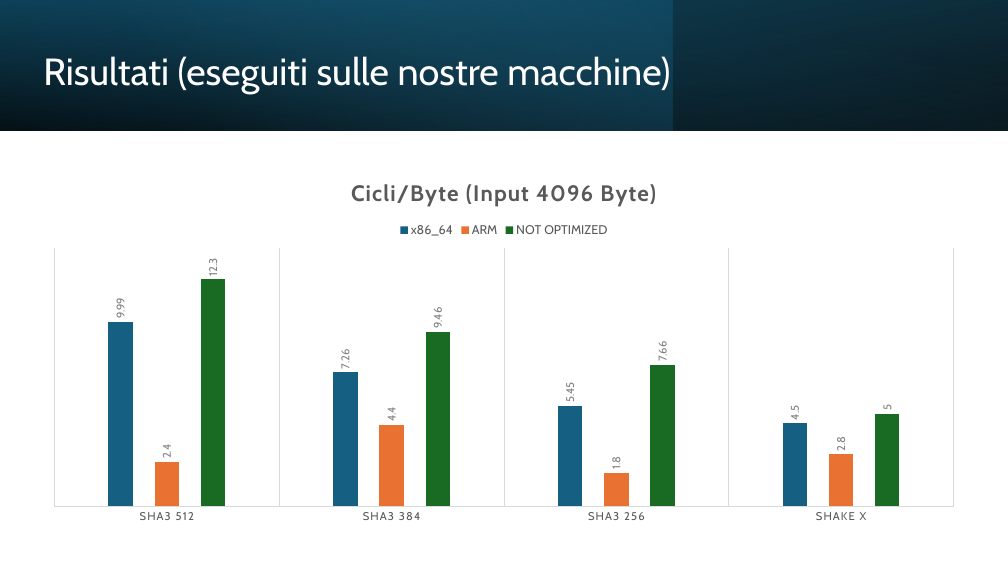
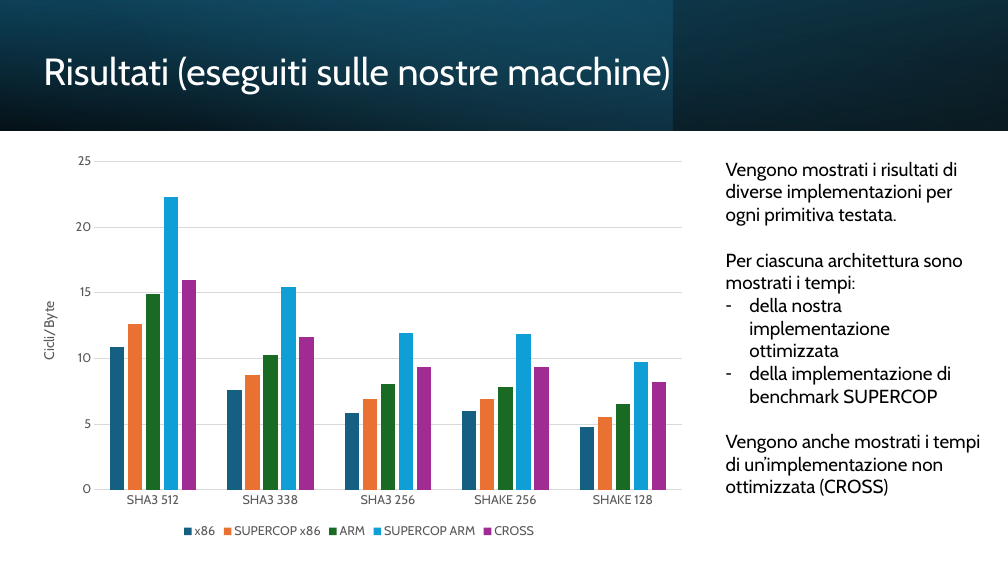
Before and after one commit to Ago19pc/keccak, a slide deck: slide 8 of PRESENTAZIONE.pptx. Drawn at 1008x567 pixels with LibreOffice and Linux fonts; fonts in the diff are those of the drawing. Boxes give left, top, right and bottom in pixels: in the first picture for what was removed or moved away, otherwise in the second. Text is boxed around its words. In the diff, an @@ line names an element or a change of style, - is before the commit and + after.

```diff
--- a/PRESENTAZIONE.pptx
+++ b/PRESENTAZIONE.pptx
@@ column chart at box(23, 146, 696, 542) @@
@@ title "Cicli/Byte (Input 4096 Byte) " removed @@
-categories: SHA3 512, SHA3 384, SHA3 256, SHAKE X
+categories: SHA3 512, SHA3 338, SHA3 256, SHAKE 256, SHAKE 128
-x86_64: 9.99, 7.26, 5.45, 4.5
+x86: 10.9, 7.6, 5.9, 6, 4.8
@@ data labels of x86 removed @@
-ARM: 2.4, 4.4, 1.8, 2.8
+SUPERCOP x86: 12.6, 8.7, 6.9, 6.9, 5.5
@@ data labels of SUPERCOP x86 removed @@
-NOT OPTIMIZED: 12.3, 9.46, 7.66, 5
+ARM: 14.9, 10.3, 8, 7.8, 6.5
@@ data labels of ARM removed @@
+SUPERCOP ARM: 22.3, 15.4, 11.9, 11.8, 9.7
+CROSS: 15.9, 11.6, 9.3, 9.4, 8.2
@@ value axis title "" to "Cicli/Byte " @@
@@ legend changed @@
@@ category axis changed @@
@@ value axis changed @@
@@ bar spacing changed @@
@@ column chart: place and size @@
-column chart at box(36, 163, 972, 531)
+column chart at box(23, 146, 696, 542)
@@ text added at box(726, 161, 980, 496), 18 pt, text #000000 @@
+Vengono mostrati i risultati di diverse implementazioni per ogni primitiva testata.
+Per ciascuna architettura sono mostrati i tempi:
+– della nostra implementazione ottimizzata
+– della implementazione di benchmark SUPERCOP
+Vengono anche mostrati i tempi di un’implementazione non ottimizzata (CROSS)
```
Also in this commit, not shown: 4 other slides changed, 1 slide added, 1 slide removed, 2 other files.
